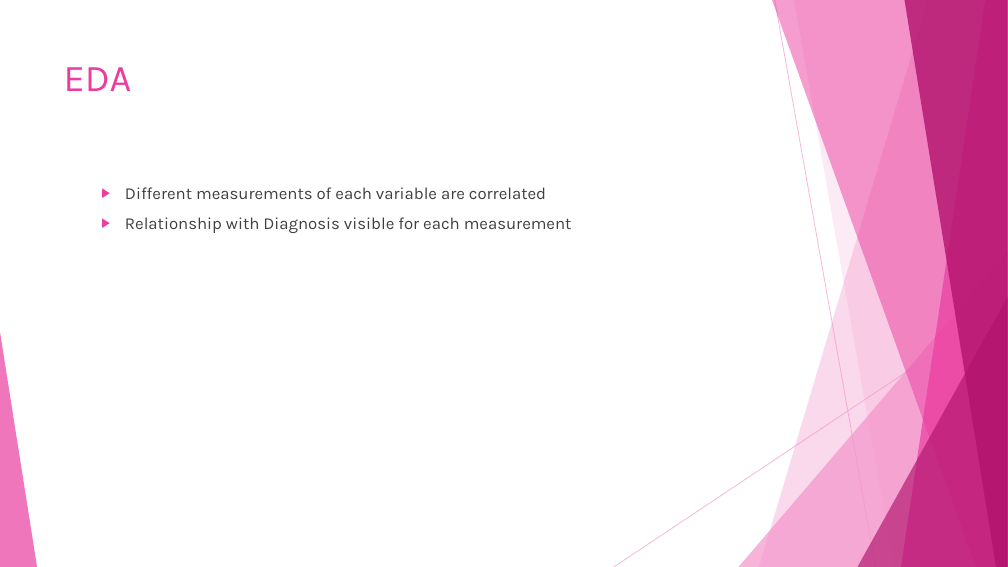
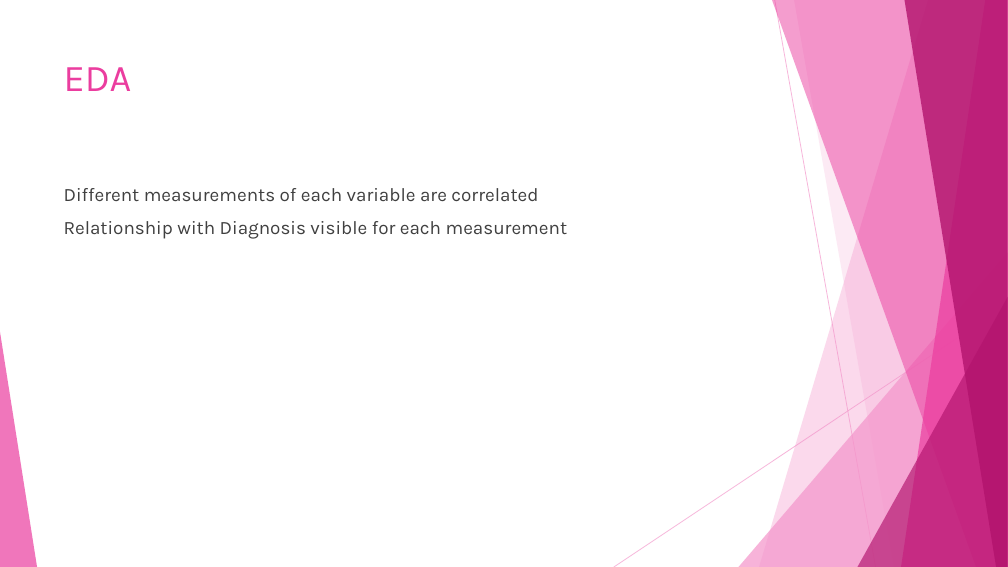
Before and after one commit to dlaposata/Breast_Cancer_Analysis, a slide deck: slide 5 of powerpoint.pptx (slide 4 before the commit). Drawn at 1008x567 pixels with LibreOffice and Linux fonts; fonts in the diff are those of the drawing. Boxes give left, top, right and bottom in pixels: in the first picture for what was removed or moved away, otherwise in the second. Text is boxed around its words. In the diff, an @@ line names an element or a change of style, - is before the commit and + after.

```diff
--- a/powerpoint.pptx
+++ b/powerpoint.pptx
@@ text "Different measurements of each variable ..." at (x1=64, y1=188, x2=568, y2=239): size 16 to 18 pt; bullet ▶ to none; list level 2 to 1 in "Different measurements of each variable ..."; list level 2 to 1 in "Relationship with Diagnosis visible for ..." @@
```
Also in this commit, not shown: 2 slides added, 1 slide removed, 1 other file.
